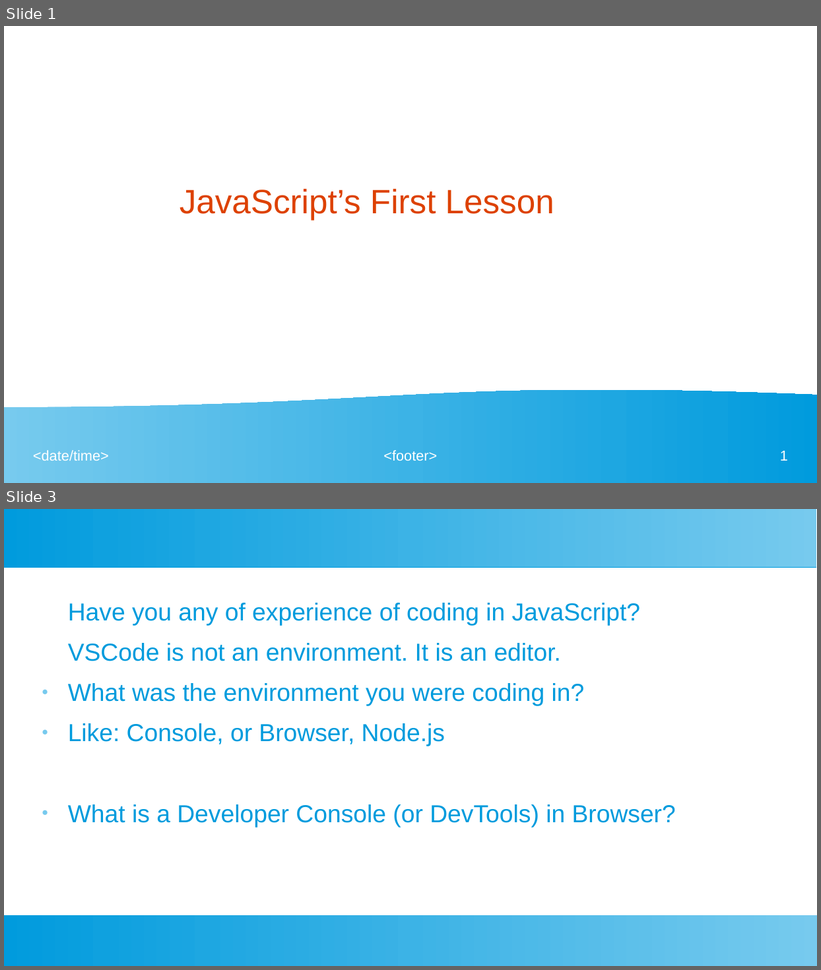
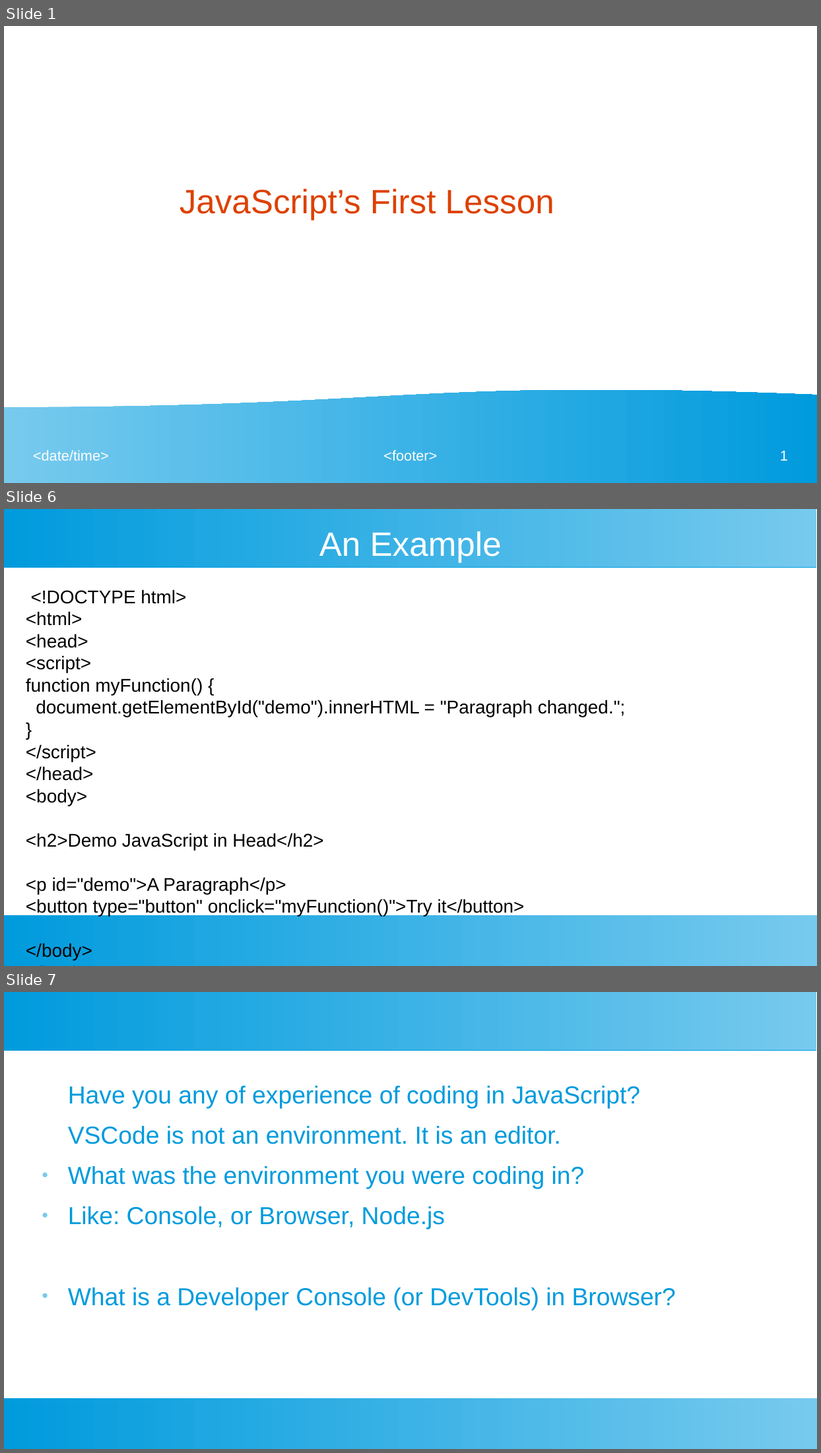
Before and after one commit to ashishjain1547/public_lessons_in_javascript, a slide deck: 1_JavaScript Intro/JavaScript's First Lesson.odp. Shown one above the other, each under a label of ours: slides 1 and 3 before the commit, slides 1, 6 and 7 after it; the slides between them are not shown. The pictures are 821x970 and 821x1453 pixels, drawn with LibreOffice and Linux fonts; fonts in the diff are those of the drawing. Boxes give left, top, right and bottom in pixels: in the first picture for what was removed or moved away, otherwise in the second. Text is boxed around its words. In the diff, an @@ line names an element or a change of style, - is before the commit and + after.

```diff
--- a/1_JavaScript Intro/JavaScript's First Lesson.odp
+++ b/1_JavaScript Intro/JavaScript's First Lesson.odp
@@ slide 6 added at (x1=4, y1=509, x2=817, y2=966), background #FFFFFF; not listed: 2 template elements that a slide beside it also shows @@
@@ title added at (x1=319, y1=531, x2=502, y2=562), 33 pt, text #FFFFFF @@
+An Example
@@ text added at (x1=26, y1=590, x2=626, y2=960), 18 pt, text #000000 @@
+<!DOCTYPE html>
+<html>
+<head>
+<script>
+function myFunction() {
+document.getElementById("demo").innerHTML = "Paragraph changed.";
+}
+</script>
+</head>
+<body>
+<h2>Demo JavaScript in Head</h2>
+<p id="demo">A Paragraph</p>
+<button type="button" onclick="myFunction()">Try it</button>
+</body>
+</html>
@@ what was slide 3 is now slide 7 @@
```
Also in this commit, not shown: 1 slide changed, 4 other slides added, 2 slides removed, 18 other files.
